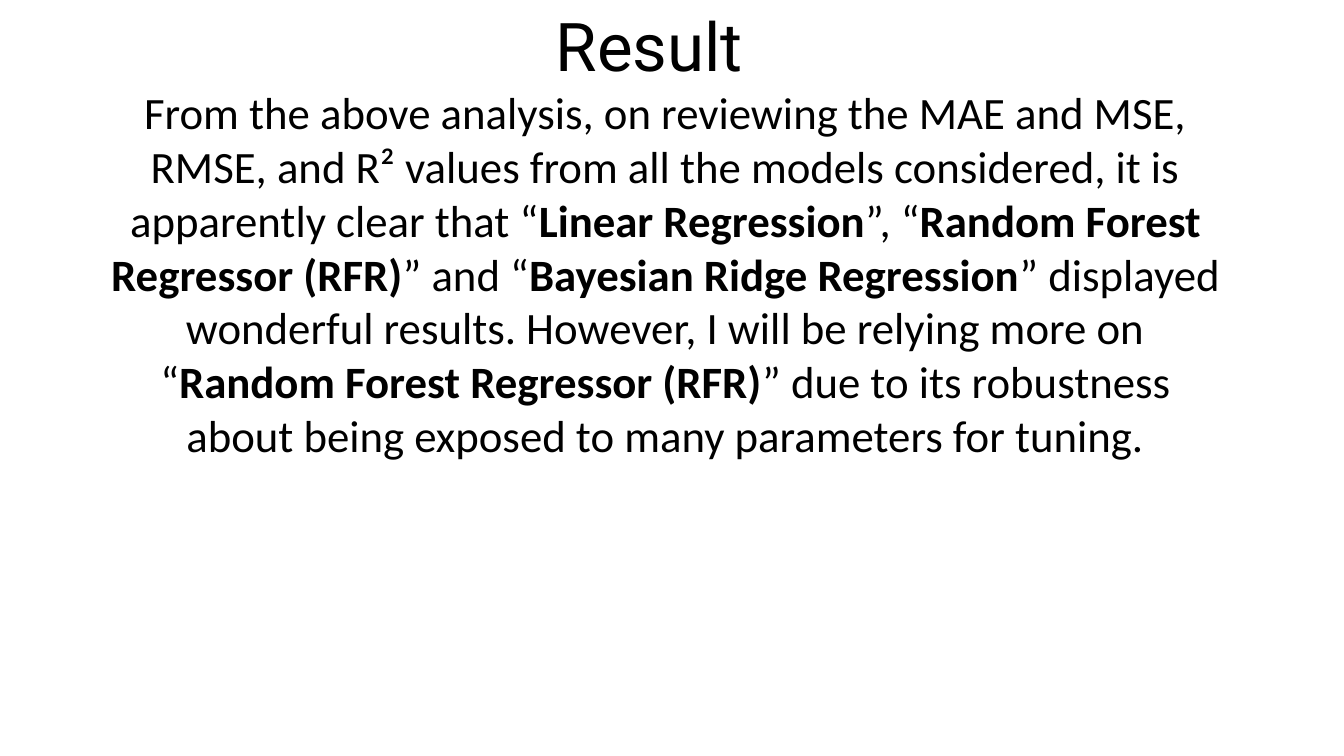
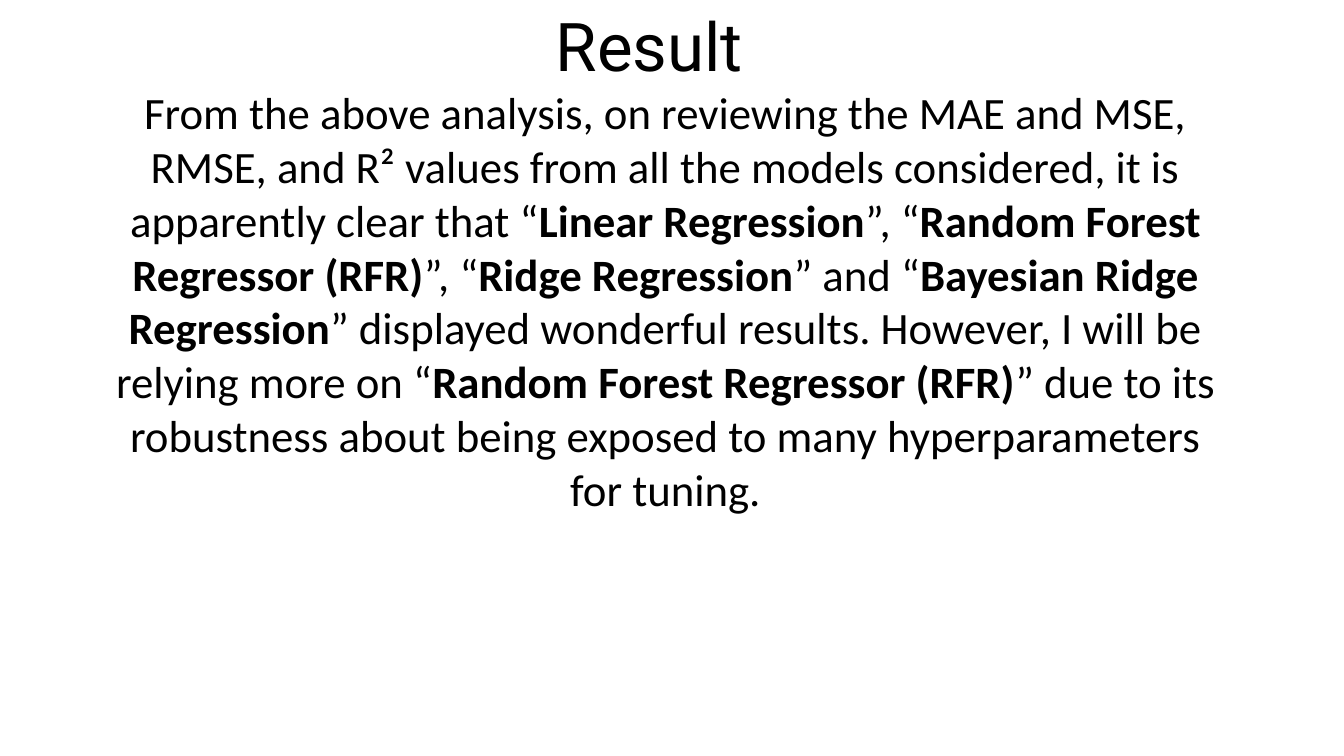
Before and after one commit to Akubue4U/PyProjects, a slide deck: slide 33 of MyBDAThesis/Akubue Simon - Thesis Presentation.pptx (slide 19 before the commit). Drawn at 1344x756 pixels with LibreOffice and Linux fonts; fonts in the diff are those of the drawing. Boxes give left, top, right and bottom in pixels: in the first picture for what was removed or moved away, otherwise in the second. Text is boxed around its words. In the diff, an @@ line names an element or a change of style, - is before the commit and + after.

```diff
--- a/MyBDAThesis/Akubue Simon - Thesis Presentation.pptx
+++ b/MyBDAThesis/Akubue Simon - Thesis Presentation.pptx
@@ text at [116,98,1215,514]: text changed @@
-From the above analysis, on reviewing the MAE and MSE, RMSE, and R² values from all the models considered, it is apparently clear that “Linear Regression”, “Random Forest Regressor (RFR)” and “Bayesian Ridge Regression” displayed wonderful results. However, I will be relying more on “Random Forest Regressor (RFR)” due to its robustness about being exposed to many parameters for tuning.
+From the above analysis, on reviewing the MAE and MSE, RMSE, and R² values from all the models considered, it is apparently clear that “Linear Regression”, “Random Forest Regressor (RFR)”, “Ridge Regression” and “Bayesian Ridge Regression” displayed wonderful results. However, I will be relying more on “Random Forest Regressor (RFR)” due to its robustness about being exposed to many hyperparameters for tuning.
```
Also in this commit, not shown: 5 other slides changed, 14 slides added, 1 other file.
